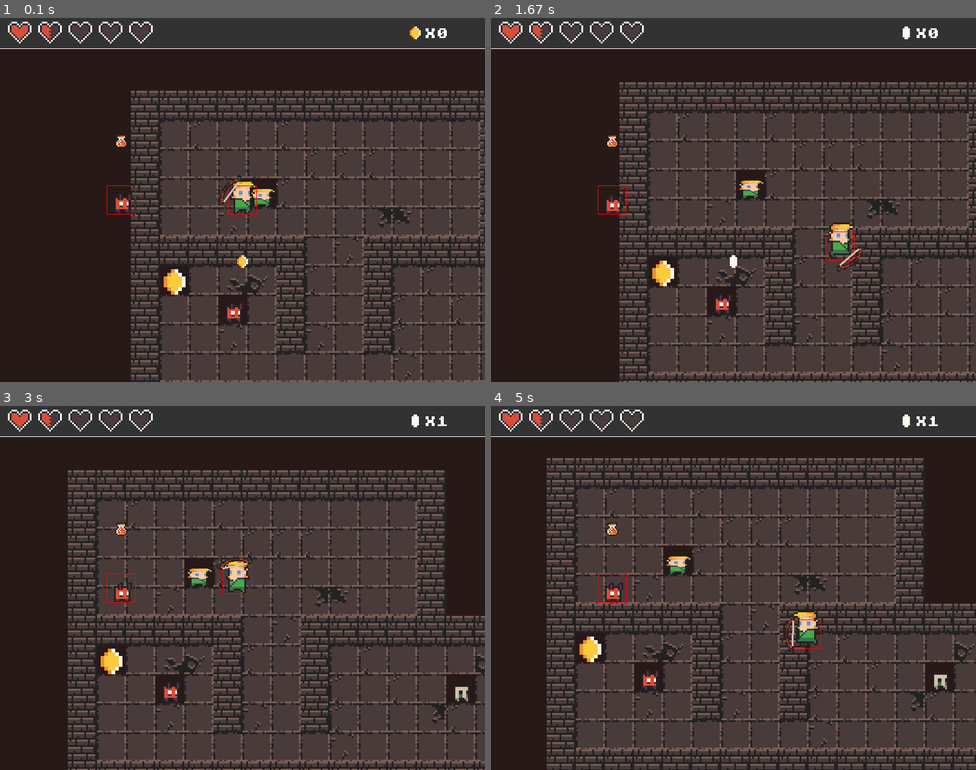
Above: before the commit, frames 1-4 (two rows, left to right).
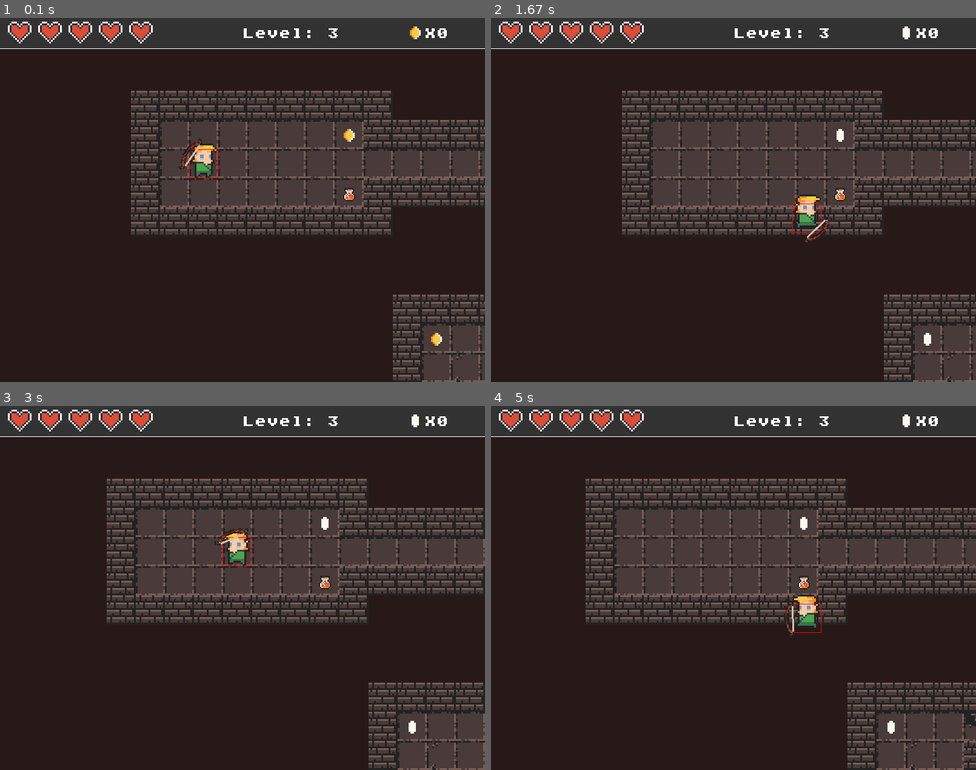
Above: after the commit, the same moments.

Repository: Divante222/pygame_second_tutorial
Game: pygame game, started from main.py
Same seed, same stepped clock (60 frames per second), same inputs: the game is played once before the commit and once after it.
Inputs (mouse positions are in pixels of both pictures, inside the frame that each line leads up to):
- Up to frame 1 (0.1 s): no input
- Up to frame 2 (1.67 s): click (782, 32) at 0.38 s, where only the run after the commit has a clickable "Level: 3"; hold D 0.67-1.13 s; move the mouse to (888, 189) at 0.7 s; hold S 1.17-1.47 s; move the mouse to (806, 72) at 1.2 s; hold D from 1.5 s (still down); move the mouse to (912, 327) at 1.53 s
- Up to frame 3 (3 s): release D at 1.97 s; hold A 2-2.53 s; move the mouse to (116, 453) at 2.03 s; hold W 2.57-2.87 s; move the mouse to (247, 624) at 2.6 s; hold A from 2.9 s (still down); move the mouse to (227, 526) at 2.93 s
- Up to frame 4 (5 s): release A at 3.3 s; hold D 3.33-3.7 s; move the mouse to (655, 467) at 3.37 s; hold D 3.73-4.37 s; move the mouse to (903, 682) at 3.77 s; hold S 4.4-4.77 s; move the mouse to (883, 580) at 4.43 s; hold A from 4.8 s (still down); move the mouse to (578, 624) at 4.83 s

The runs differ from the first frame. In frame 1, 29% of the frame differs, in the area x 10-100%, y 2-100%; in frame 2, 37%; in frame 3, 44%; in frame 4, 47%.

Commit message:
did some more tutorial

Diff:
--- a/character.py
+++ b/character.py
@@ -3,8 +3,9 @@
 import math
 
 class Character():
-    def __init__(self, x, y, health, mob_animation, char_type):
+    def __init__(self, x, y, health, mob_animation, char_type, boss, size):
         self.char_type = char_type
+        self.boss = boss
         self.score = 0
         self.animation_list = mob_animation[char_type]
         self.flip = False
@@ -17,7 +18,9 @@
 
 
         self.image = self.animation_list[self.action][self.frame_index]
-        self.rect = pygame.Rect(0,0, constants.TILE_SIZE, constants.TILE_SIZE)
+
+        self.rect = pygame.Rect(0,0, constants.TILE_SIZE * size, constants.TILE_SIZE * size)
+
         self.rect.center = (x,y)
 
 
@@ -63,6 +66,12 @@
 
             return screen_scroll
 
+
+    def ai(self, screen_scroll):
+        #reposition the mobs based on screen scroll
+        self.rect.x += screen_scroll[0]
+        self.rect.y += screen_scroll[1]
+
     def update(self):
         #chekc if character has died
         if self.health <=0:
--- a/items.py
+++ b/items.py
@@ -2,7 +2,7 @@
 
 
 class Item(pygame.sprite.Sprite):
-    def __init__(self,x,y, item_type, animation_list):
+    def __init__(self,x,y, item_type, animation_list, dummy_coin = False):
         pygame.sprite.Sprite.__init__(self)
         self.item_type = item_type#0: coin, 1: health potion
         self.animation_list = animation_list
@@ -11,9 +11,17 @@
         self.image = self.animation_list[self.frame_index]
         self.rect = self.image.get_rect()
         self.rect.center = (x,y)
+        self.dummy_coin = dummy_coin
+
+    def update(self, screen_scroll, player):
+        #does apply to dummy coin that is always displayed at the top of the screen
+        if not self.dummy_coin:
+        #repositon based on screen scroll
+            self.rect.x += screen_scroll[0]
+            self.rect.y += screen_scroll[1]
 
 
-    def update(self, player):
+
         # check ot see if items has been collected
         if self.rect.colliderect(player.rect):
             # coin collected
--- a/main.py
+++ b/main.py
@@ -16,7 +16,7 @@
 clock = pygame.time.Clock()
 
 # define game variables
-level = 1
+level = 3
 screen_scroll = [0,0]
 
 
@@ -53,7 +53,10 @@
 # load potion image
 red_potion = scale_img(pygame.image.load('assets/images/items/potion_red.png').convert_alpha(), constants.POTION_SCALE)
 
-
+item_images = []
+
+item_images.append(coin_images)
+item_images.append(red_potion)
 
 #load weapon images
 bow_image = scale_img(pygame.image.load('assets/images/weapons/bow.png').convert_alpha(), constants.WEAPON_SCALE)
@@ -112,6 +115,10 @@
         else:
             screen.blit(heart_empty, (10 + i * 50, 0))
 
+
+    # level
+    draw_text('Level: ' + str(level), font, constants.WHITE, constants.SCREEN_WIDTH /2, 15)
+
     #show score
     draw_text(f'X{player.score}', font, constants.WHITE, constants.SCREEN_WIDTH - 100, 15)
 
@@ -133,7 +140,7 @@
 
 
 world = World()
-world.process_data(world_data, tile_list)
+world.process_data(world_data, tile_list, item_images, mob_animations)
 
 
 # def draw_grid():
@@ -164,6 +171,10 @@
 
 
     def update(self):
+        #reposition based on screen scroll
+        self.rect.x += screen_scroll[0]
+        self.rect.y += screen_scroll[1]
+
         # move damage text up
         self.rect.y -= 1
         #delete the counter after a few seconds
@@ -172,19 +183,19 @@
             self.kill()
 
 
-## create player
-player = Character(400, 300, 30, mob_animations,0)
+# ## create player
+player = world.player
 
 # create enemy
-enemy = Character(200, 300, 100, mob_animations, 1)
+# enemy = Character(300, 300, 100, mob_animations, 1)
 
 
 # create players weapon
 bow = Weapon(bow_image, arrow_image)
 
-# create empty enemy list
-enemy_list = []
-enemy_list.append(enemy)
+# extract enemies from world data
+enemy_list = world.character_list
+# enemy_list.append(enemy)
 
 # create sprite groups
 damage_text_group = pygame.sprite.Group()
@@ -196,13 +207,15 @@
 
 item_group = pygame.sprite.Group()
 
-score_coin = Item(constants.SCREEN_WIDTH - 115, 23, 0, coin_images)
+score_coin = Item(constants.SCREEN_WIDTH - 115, 23, 0, coin_images,True)
 item_group.add(score_coin)
-
-potion = Item(200, 200, 1, [red_potion])
-item_group.add(potion)
-coin = Item(400, 400, 0, coin_images)
-item_group.add(coin)
+#ad the items from the level data
+for item in world.item_list:
+    item_group.add(item)
+
+
+
+
 
 
 run = True
@@ -230,11 +243,11 @@
 
     # move player
     screen_scroll = player.move(dx, dy)
-    print(screen_scroll)
 
 
     #creating enemies
     for enemy in enemy_list:
+        enemy.ai(screen_scroll)
         enemy.update()
     for enemy in enemy_list:
         enemy.draw(screen)
@@ -251,7 +264,7 @@
 
     # arrow_group.draw(screen)
     for arrow in arrow_group:
-        damage, damage_pos = arrow.update(enemy_list)
+        damage, damage_pos = arrow.update(screen_scroll, enemy_list)
         if damage:
             damage_text = DamageText(damage_pos.centerx, damage_pos.y, str(damage),constants.RED)
             damage_text_group.add(damage_text)
@@ -263,7 +276,7 @@
 
 
 
-    item_group.update(player)
+    item_group.update(screen_scroll , player)
     item_group.draw(screen)
 
 
--- a/weapon.py
+++ b/weapon.py
@@ -55,15 +55,15 @@
         self.dy = -(math.sin(math.radians(self.angle)) * constants.ARROW_SPEED) # -ve because pygame y coordinates increases down the screen
 
 
-    def update(self, enemy_list):
+    def update(self, screen_scroll, enemy_list):
         # reset variables
         damage = 0
         damage_pos = None
 
 
         # reposition based on speed
-        self.rect.x += self.dx
-        self.rect.y += self.dy
+        self.rect.x += screen_scroll[0] + self.dx
+        self.rect.y += screen_scroll[1] + self.dy
 
         # check if arrow has gone off screen
         if self.rect.right < 0 or self.rect.left > constants.SCREEN_WIDTH or self.rect.bottom < 0 or self.rect.top > constants.SCREEN_HEIGHT:
--- a/world.py
+++ b/world.py
@@ -1,12 +1,19 @@
 import pygame
+from character import Character
+from items import Item
 import constants
 
 class World():
     def __init__(self):
         self.map_tiles = []
+        self.obstacle_tiles = []
+        self.exit_tile = None
+        self.item_list = []
+        self.character_list = []
+        self.player = None
 
 
-    def process_data(self, data, tile_list):
+    def process_data(self, data, tile_list, item_images, mob_animations):
         self.level_length = len(data)
         # iterate through each value in level data file
         for y, row in enumerate(data):
@@ -19,6 +26,34 @@
                 # image_rect.x = image_x
                 # image_rect.y = image_y
                 tile_data = [image, image_rect, image_x, image_y]
+
+
+                if tile == 7:
+                    self.obstacle_tiles.append(tile_data)
+                elif tile == 8:
+                    self.exit_tile = tile_data
+                elif tile == 9:
+                    coin = Item(image_x, image_y, 0, item_images[0])
+                    self.item_list.append(coin)
+                    tile_data[0] = tile_list[0]
+                elif tile == 10:
+                    potion = Item(image_x, image_y, 1, [item_images[1]])
+                    self.item_list.append(potion)
+                    tile_data[0] = tile_list[0]
+                elif tile == 11:
+                    player = Character(image_x, image_y, 100, mob_animations,0, False, 1)
+                    self.player = player
+                    tile_data[0] = tile_list[0]
+                elif tile >= 12 and tile <= 16:
+                    enemy = Character(image_x, image_y, 100, mob_animations, tile - 11, False, 1)
+                    self.character_list.append(enemy)
+                    tile_data[0] = tile_list[0]
+                elif tile ==17:
+                    enemy = Character(image_x, image_y, 100, mob_animations, tile - 11, True, 2)
+                    self.character_list.append(enemy)
+                    tile_data[0] = tile_list[0]
+
+
 
                 # add image data to main tiles list
                 if tile >= 0:
